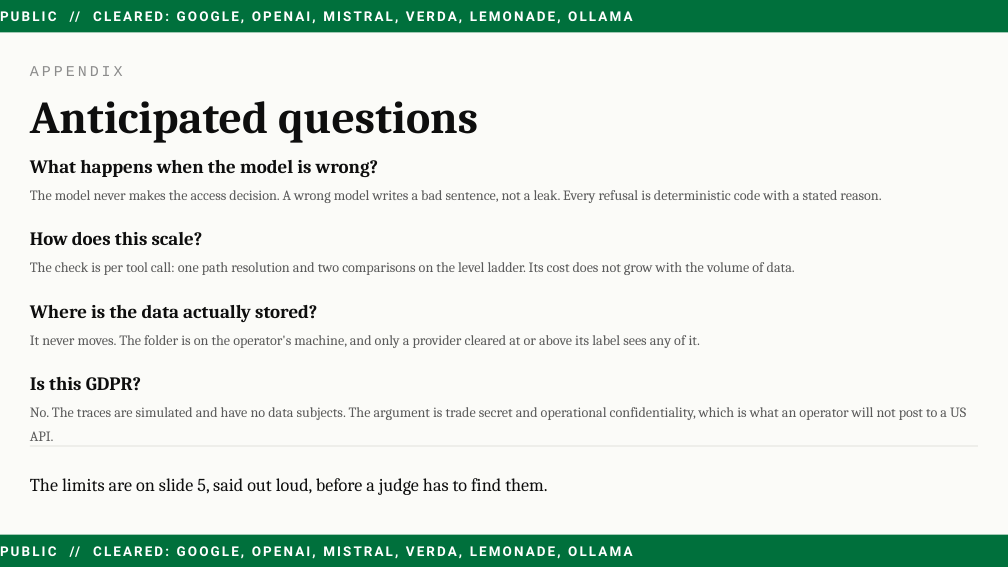
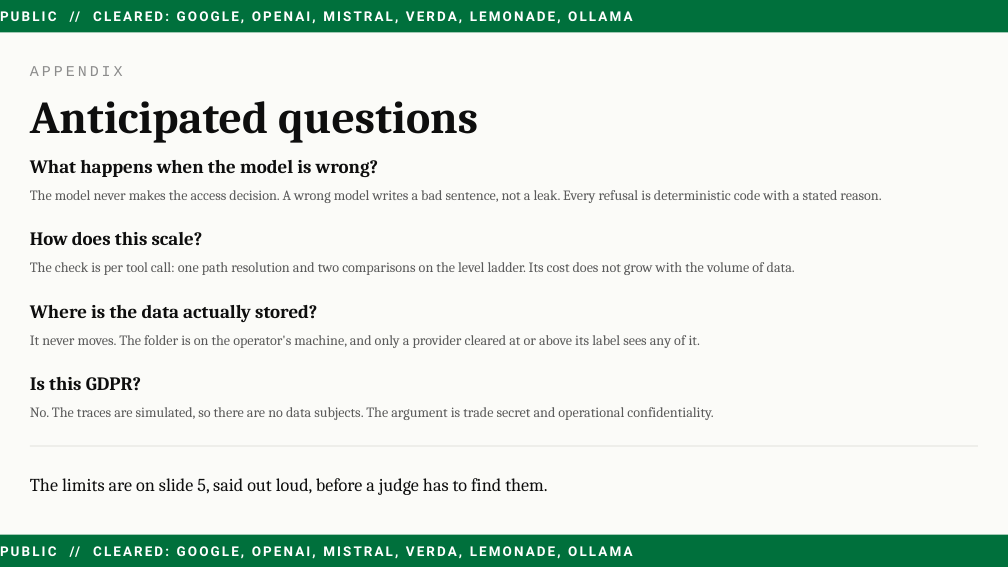
Before and after one commit to AJBogo9/aaltoai-hackathon-2026, a slide deck: slide 9 of demo/Norrin_Pitch.pptx. Drawn at 1008x567 pixels with LibreOffice and Linux fonts; fonts in the diff are those of the drawing. Boxes give left, top, right and bottom in pixels: in the first picture for what was removed or moved away, otherwise in the second. Text is boxed around its words. In the diff, an @@ line names an element or a change of style, - is before the commit and + after.

Commit message:
Rebuild the deck on the confidential-plant workspace, and retime the script
The deck and its stage script now run the demo on two workspaces rather than
one, so the injection slide and the live demo show the same folders. The
sections are renamed and retimed around that, and the GDPR answer drops the
clause about a US API.

The site's headline follows the deck: the folder decides which model sees it.

Bands verified against .pi/confidentiality.json: 18 of them over 9 slides,
listing 6, 4 and 2 cleared providers. The PDF has 9 pages and the pptx opens.

```diff
--- a/demo/Norrin_Pitch.pptx
+++ b/demo/Norrin_Pitch.pptx
@@ text at (30, 407, 713, 420): text changed @@
-No. The traces are simulated and have no data subjects. The argument is trade secret and operational confidentiality, which is what an operator will not post to a US API.
+No. The traces are simulated, so there are no data subjects. The argument is trade secret and operational confidentiality.
```
Also in this commit, not shown: 4 other files.
